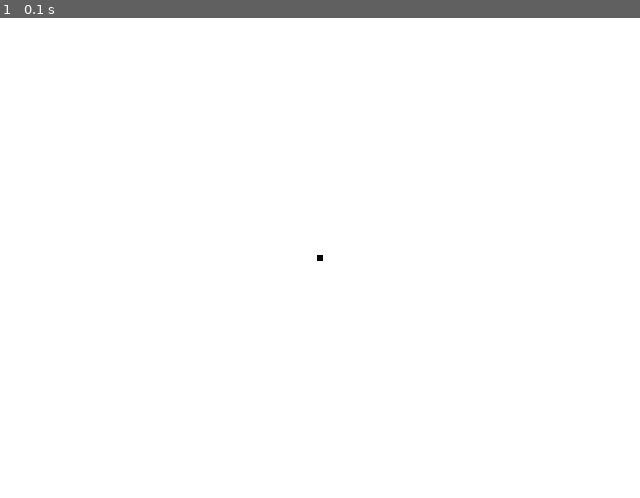
Above: before the commit, frame 1.
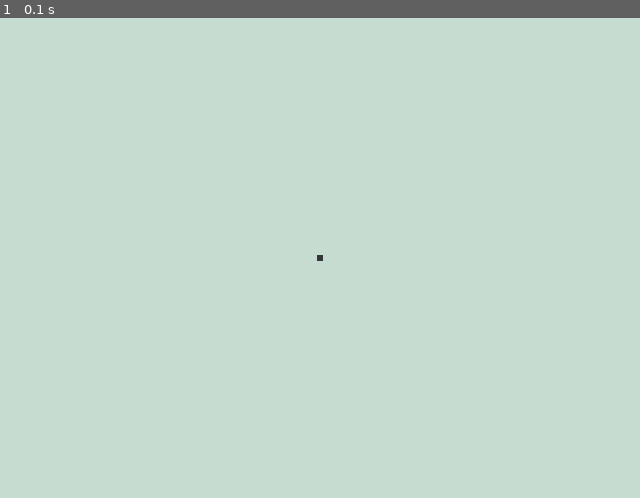
Above: after the commit, the same moment.

Repository: Andre-Gaggetti-Campos/Stuff
Game: pygame game, started from shape_drawer.py
Same seed, same stepped clock (60 frames per second), same inputs: the game is played once before the commit and once after it.
Inputs:
- Up to frame 1 (0.1 s): no input

The runs differ from the first frame. In frame 1, 100% of the frame differs, in the area x 0-100%, y 0-100%.

Commit message:
Code improvements + GUI support + GUI art
Fixed velocity normalization and fixed edge collision detection.

Diff:
--- a/shape_drawer.py
+++ b/shape_drawer.py
@@ -1,6 +1,32 @@
 import pygame
 import sys
+import os
 import math
+
+class GUI:
+
+    def __init__(self, Drawer):
+
+        self.drawer = Drawer
+        self.default_path = 'shape_drawer_data/images/'
+
+    def load_image(self, path):
+
+        img = pygame.image.load(self.default_path + path).convert()
+        img.set_colorkey((0, 0, 0))
+        return img
+
+    def load_images(self, path):
+
+        images = []
+
+        for img_name in sorted(os.listdir(self.default_path + path)):
+
+            images.append(self.load_image(path + '/' + img_name))
+
+        return images
+
+
 
 class Shapes:
 
@@ -42,17 +68,24 @@
 
         if velocity[0] != 0 and velocity[1] != 0:
 
-            x_velocity /= math.sqrt(self.speed)
-            y_velocity /= math.sqrt(self.speed)
+            x_velocity /= math.sqrt(2)
+            y_velocity /= math.sqrt(2)
 
 
-        if self.pos[0] + velocity[0] > 0 and self.pos[0] + velocity[0] < self.drawer.screen.get_width():
+        self.pos[0] += x_velocity
+        self.pos[1] += y_velocity
 
-            self.pos[0] += x_velocity
+        half_size = self.size / 2
 
-        if self.pos[1] + velocity[1] > 0 and self.pos[1] + velocity[1] < self.drawer.screen.get_height():
+        self.pos[0] = max(
+            half_size,
+            min(self.pos[0], self.drawer.screen.get_width() - half_size)
+        )
 
-            self.pos[1] += y_velocity
+        self.pos[1] = max(
+            half_size,
+            min(self.pos[1], self.drawer.screen.get_height() - half_size)
+        )
 
     def render(self):
 
@@ -71,16 +104,20 @@
 
         self.shapes = Shapes(self)
         self.selector = Selector(self, 6, 5)
+        self.selector.change_color((49, 54, 56))
         self.selector.velocity = [0, 0]
 
         self.directions = {pygame.K_UP: [0, -self.selector.speed], pygame.K_DOWN: [0, self.selector.speed], pygame.K_RIGHT: [self.selector.speed, 0], pygame.K_LEFT: [-self.selector.speed, 0]}
+
+        self.gui = GUI(self)
+        self.gui.load_images('')
 
 
     def run(self):
 
         while True:
 
-            self.screen.fill((255, 255, 255))
+            self.screen.fill((199, 220, 208))
 
             for event in pygame.event.get():
 
@@ -111,8 +148,8 @@
 
             self.selector.update(self.selector.velocity)
 
+            self.shapes.render()
             self.selector.render()
-            self.shapes.render()
 
             pygame.display.update()
             self.clock.tick(60)
Binary file added: shape_drawer_data/images/bucket_fill.png
Binary file added: shape_drawer_data/images/bucket_fill_clicked.png
Binary file added: shape_drawer_data/images/full_rect.png
Binary file added: shape_drawer_data/images/full_rect_clicked.png
Binary file added: shape_drawer_data/images/hollow_rect.png
Binary file added: shape_drawer_data/images/hollow_rect_clicked.png
